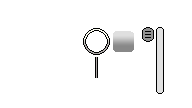
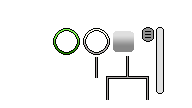
Layer changes from the first 192 x 108 image to the second:
added layer "Layer 2 copy 3" above "Layer 34 copy 3" over [54, 29, 79, 54]
added layer "Layer 34 copy 3" above "Layer 1 copy" over [53, 28, 80, 55]
added layer "Layer 1 copy" above "Layer 2 copy 2" over [53, 28, 80, 55]
added layer "Layer 30 copy" above "Layer 27" over [106, 56, 149, 100]
